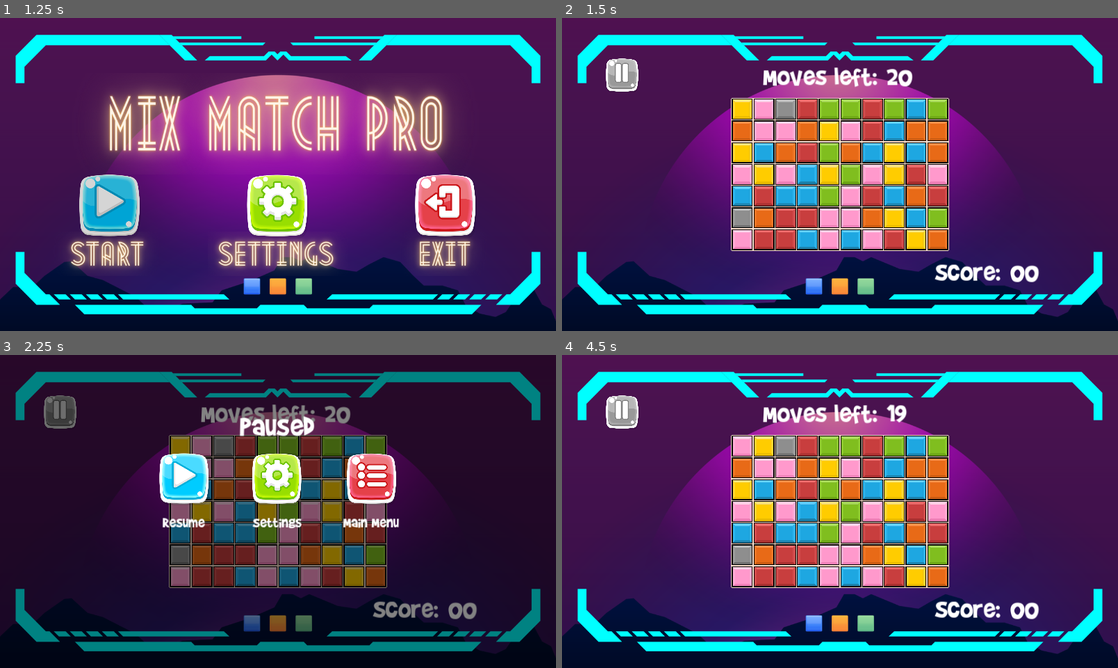
Above: before the commit, frames 1-4 (two rows, left to right).
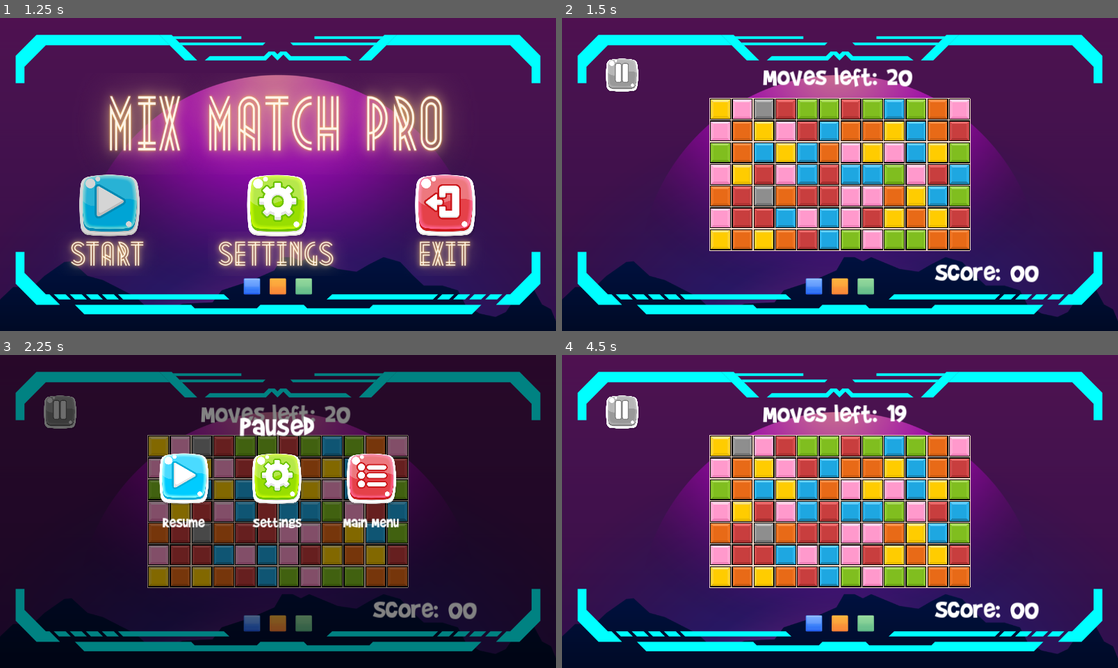
Above: after the commit, the same moments.

Repository: bonsaipropaganda/match-3-with-a-twist
Game: Godot game, scene res://Content/main.tscn
The game is run twice, just before and just after one commit, with the same random seed, the same clock (stepped at 60 frames per second) and the same inputs. The engine's default icon, where the game draws it, is replaced by a stand-in: a white triangle on a blue panel in a dark square.
Inputs (mouse positions are in pixels of both pictures, inside the frame that each line leads up to):
- Up to frame 1 (1.25 s): click (111, 205) at 0.5 s
- Up to frame 2 (1.5 s): click (673, 205) at 1.25 s
- Up to frame 3 (2.25 s): click (116, 411) at 2 s
- Up to frame 4 (4.5 s): click (745, 480) at 2.75 s; tap Enter at 3.5 s; move the mouse to (739, 442) at 3.52 s; press the mouse at (739, 442) at 3.53 s; tap Space at 4.25 s; move the mouse to (762, 442) at 4.27 s; release the mouse at (762, 442) at 4.28 s; click (762, 442) at 4.35 s

Frame 1 is identical in both runs. In frame 2, 16% of the frame differs, in the area x 26-74%, y 25-75%; in frame 3, 12%; in frame 4, 16%.

Commit message:
updated grid size

Diff:
--- a/Content/game_scene.tscn
+++ b/Content/game_scene.tscn
@@ -13,7 +13,7 @@
 
 [node name="Grid" parent="." instance=ExtResource("2_benkg")]
 position = Vector2(369, 107)
-grid_width = 10
+grid_width = 12
 grid_height = 7
 tile_width = 50.0
 move_left = 20
